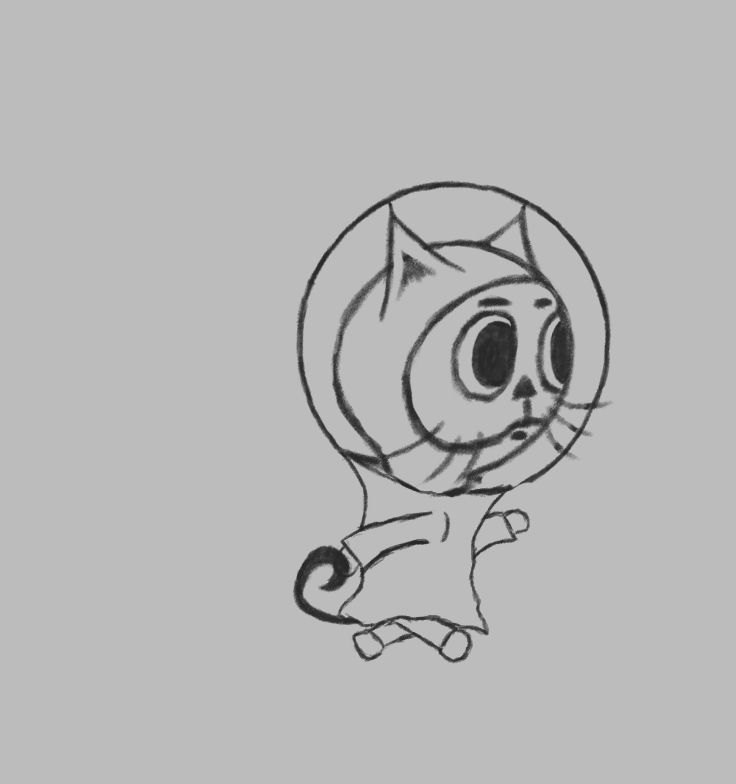
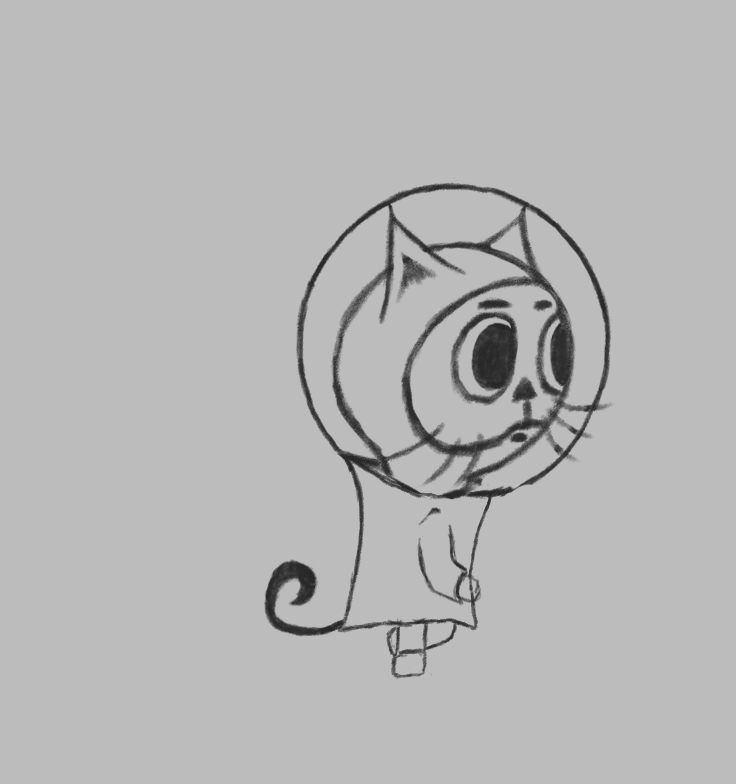
Revision of a layered 736x784 image; what changed, layer by layer:
added group "9" with 2 layers above "8" over [264, 180, 614, 679]
added layer "Layer 36" in group "9" over [337, 453, 497, 679]
added layer "3544" in group "9" over [264, 180, 614, 677]
hid group "7" (2 layers) over [292, 180, 614, 664]
